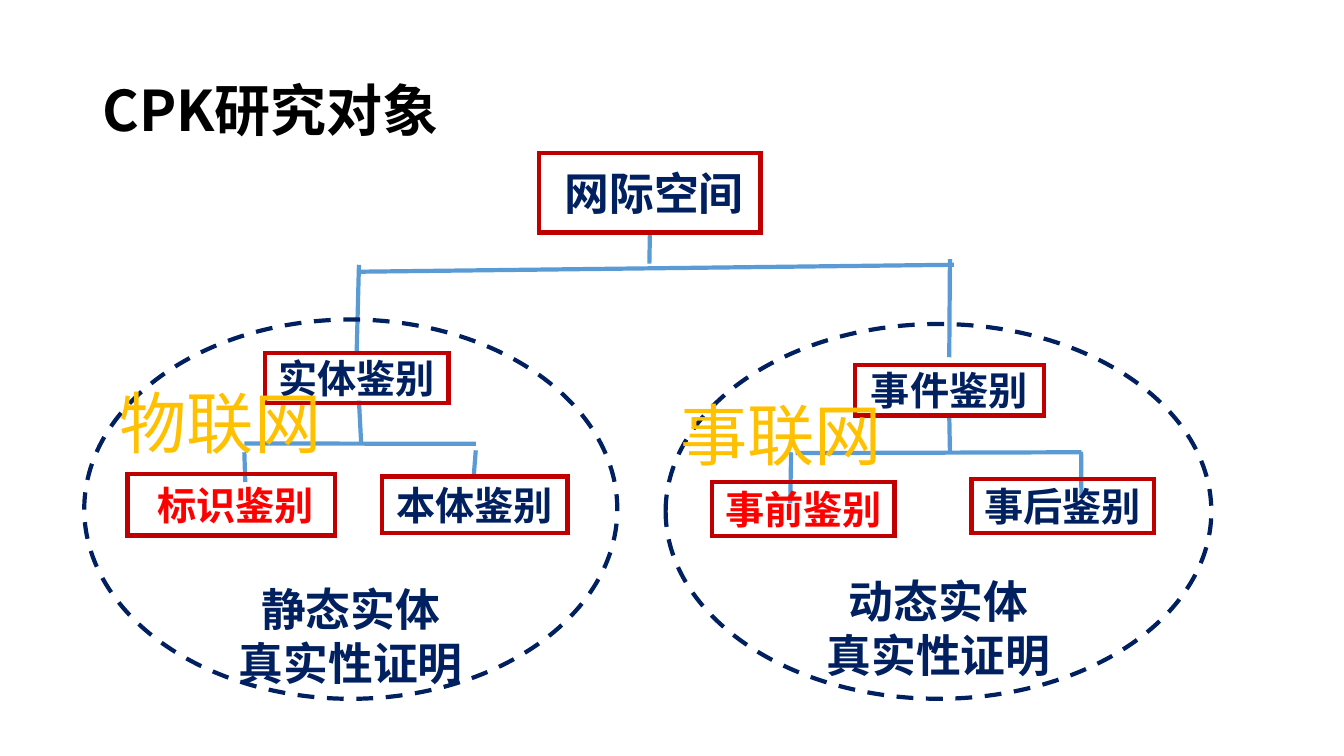
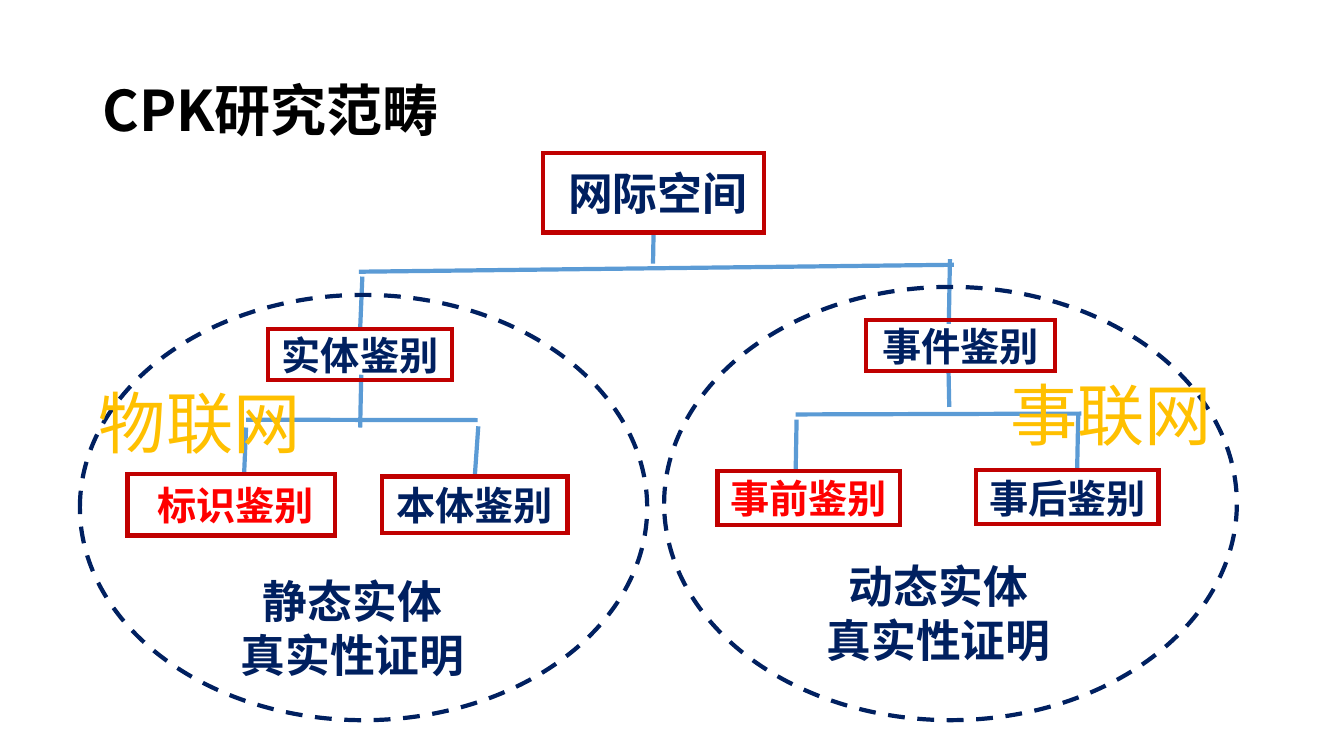
Before and after one commit to CombinedPublicKey/Website, a slide deck: slide 2 of slides/CPK系统(中).pptx. Drawn at 1344x756 pixels with LibreOffice and Linux fonts; fonts in the diff are those of the drawing. Boxes give left, top, right and bottom in pixels: in the first picture for what was removed or moved away, otherwise in the second. Text is boxed around its words. In the diff, an @@ line names an element or a change of style, - is before the commit and + after.

```diff
--- a/slides/CPK系统(中).pptx
+++ b/slides/CPK系统(中).pptx
@@ title at (102,83,438,136): text changed @@
-CPK研究对象
+CPK研究范畴
@@ rectangle "网际空间": place and size @@
-rectangle "网际空间" at (539,152,760,232)
+rectangle "网际空间" at (543,152,764,232)
@@ line moved from (650, 233) - (649, 264) to (653, 233) - (653, 264) @@
@@ line moved from (950, 259) - (950, 357) to (950, 259) - (949, 324) @@
@@ ellipse: place and size @@
-ellipse at (85,320,618,699)
+ellipse at (80,295,647,721)
@@ line moved from (359, 265) - (357, 353) to (363, 276) - (360, 330) @@
@@ ellipse: place and size @@
-ellipse at (665,324,1211,699)
+ellipse at (664,287,1237,721)
@@ rectangle "事件鉴别": place and size @@
-rectangle "事件鉴别" at (855,365,1045,415)
+rectangle "事件鉴别" at (866,321,1056,371)
@@ rectangle "实体鉴别": place and size @@
-rectangle "实体鉴别" at (265,353,449,403)
+rectangle "实体鉴别" at (268,330,452,380)
@@ text "事联网": place and size @@
-text "事联网" at (680,391,882,476)
+text "事联网" at (1010,372,1212,457)
@@ text "物联网": place and size @@
-text "物联网" at (120,380,322,465)
+text "物联网" at (99,380,301,465)
@@ line moved from (359, 401) - (361, 444) to (361, 375) - (360, 427) @@
@@ line moved from (950, 415) - (950, 452) to (949, 371) - (950, 407) @@
@@ line moved from (244, 444) - (476, 444) to (246, 419) - (478, 420) @@
@@ line moved from (791, 453) - (790, 503) to (797, 419) - (796, 471) @@
@@ line moved from (796, 454) - (1082, 453) to (796, 414) - (1082, 413) @@
@@ line moved from (1082, 452) - (1082, 496) to (1079, 414) - (1078, 471) @@
@@ line moved from (244, 453) - (245, 482) to (246, 427) - (244, 474) @@
@@ line moved from (476, 451) - (474, 476) to (479, 426) - (475, 477) @@
@@ rectangle "事前鉴别": place and size @@
-rectangle "事前鉴别" at (713,482,895,536)
+rectangle "事前鉴别" at (718,471,900,525)
@@ rectangle "事后鉴别": place and size @@
-rectangle "事后鉴别" at (972,479,1154,533)
+rectangle "事后鉴别" at (976,471,1158,525)
@@ rectangle "动态实体": place and size @@
-rectangle "动态实体" at (810,581,1069,674)
+rectangle "动态实体" at (810,567,1069,659)
@@ rectangle "静态实体": place and size @@
-rectangle "静态实体" at (226,597,476,675)
+rectangle "静态实体" at (228,589,478,666)
```
Also in this commit, not shown: 6 other slides changed, 1 slide removed.
